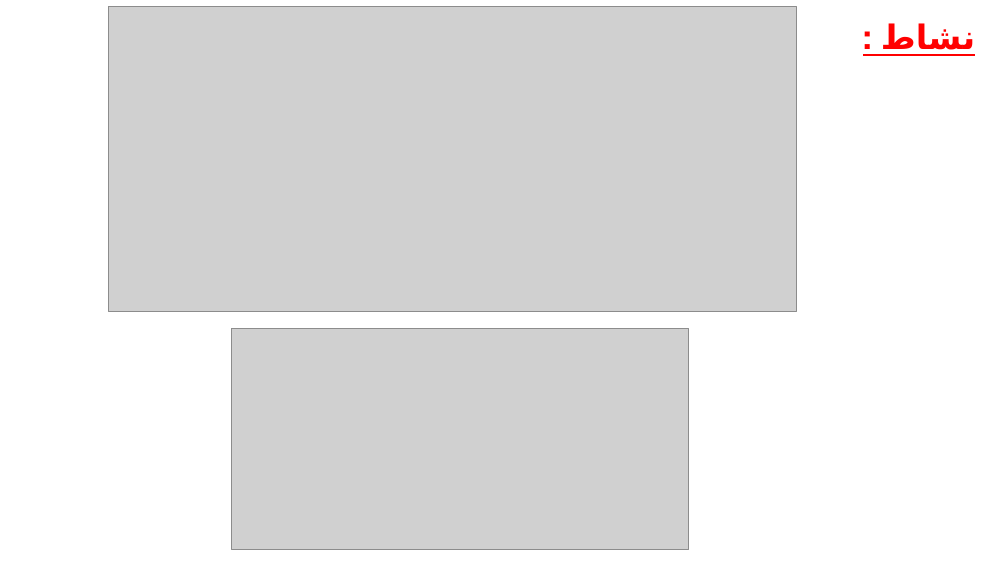
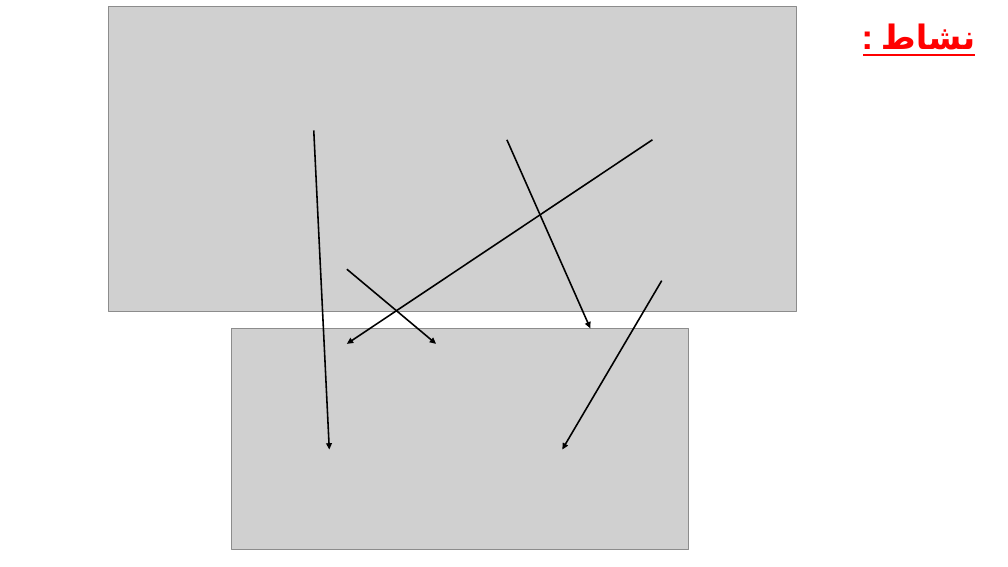
Before and after one commit to amirouche-test/cours, a slide deck: slide 4 of 1 am/2 نظام التشغيل/cours 6/عرض الدرس.pptx (slide 3 before the commit). Drawn at 1008x567 pixels with LibreOffice and Linux fonts; fonts in the diff are those of the drawing; grey boxes stand for pictures. Boxes give left, top, right and bottom in pixels: in the first picture for what was removed or moved away, otherwise in the second. Text is boxed around its words. In the diff, an @@ line names an element or a change of style, - is before the commit and + after.

```diff
--- a/1 am/2 نظام التشغيل/cours 6/عرض الدرس.pptx
+++ b/1 am/2 نظام التشغيل/cours 6/عرض الدرس.pptx
@@ arrow added from (314, 131) to (330, 450), #000000 1.5 pt @@
@@ arrow added from (653, 140) to (347, 344), #000000 1.5 pt @@
@@ arrow added from (507, 140) to (591, 328), #000000 1.5 pt @@
@@ arrow added from (347, 269) to (436, 344), #000000 1.5 pt @@
@@ arrow added from (662, 281) to (563, 450), #000000 1.5 pt @@
```
Also in this commit, not shown: 1 slide added, 6 other files.
